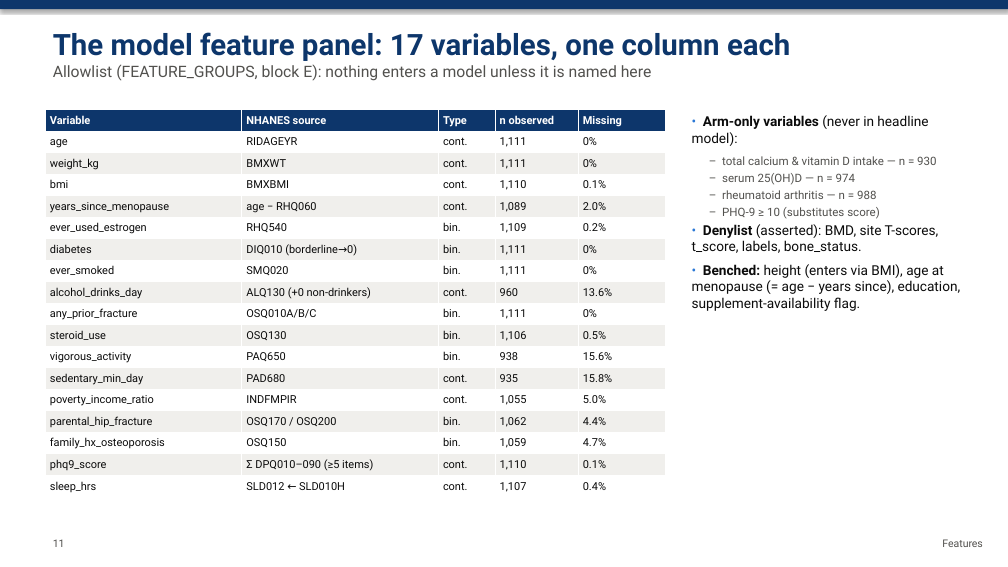
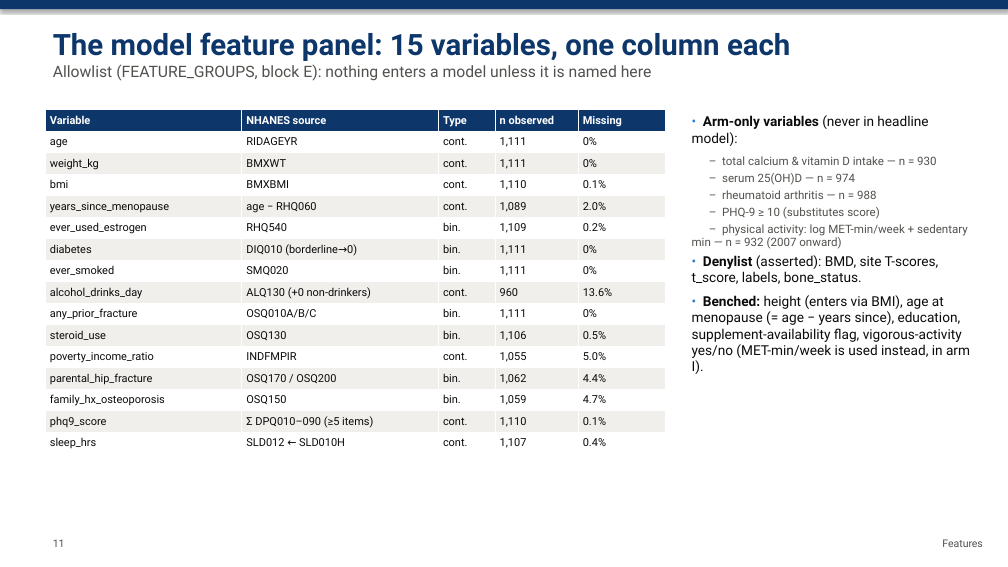
Before and after one commit to am12-dev/sf_26-27, a slide deck: slide 11 of Notes/presentation_ml_engineer/Osteoporosis_ML_Briefing_for_ML_Engineer.pptx. Drawn at 1008x567 pixels with LibreOffice and Linux fonts; fonts in the diff are those of the drawing. Boxes give left, top, right and bottom in pixels: in the first picture for what was removed or moved away, otherwise in the second. Text is boxed around its words. In the diff, an @@ line names an element or a change of style, - is before the commit and + after.

```diff
--- a/Notes/presentation_ml_engineer/Osteoporosis_ML_Briefing_for_ML_Engineer.pptx
+++ b/Notes/presentation_ml_engineer/Osteoporosis_ML_Briefing_for_ML_Engineer.pptx
@@ text at (53,32,790,61): text changed @@
-The model feature panel: 17 variables, one column each
+The model feature panel: 15 variables, one column each
@@ table at (45,110,665,454) @@
-row 12: vigorous_activity | PAQ650 | bin. | 938 | 15.6%
-row 13: sedentary_min_day | PAD680 | cont. | 935 | 15.8%
@@ text at (692,224,968,249): paragraph added @@
+– physical activity: log MET-min/week + sedentary min — n = 932 (2007 onward)
@@ text at (692,295,970,374): text changed @@
-• Benched: height (enters via BMI), age at menopause (= age − years since), education, supplement-availability flag.
+• Benched: height (enters via BMI), age at menopause (= age − years since), education, supplement-availability flag, vigorous-activity yes/no (MET-min/week is used instead, in arm I).
```
Also in this commit, not shown: 18 other slides changed, 7 slides added, 5 slides removed, 6 other files.
